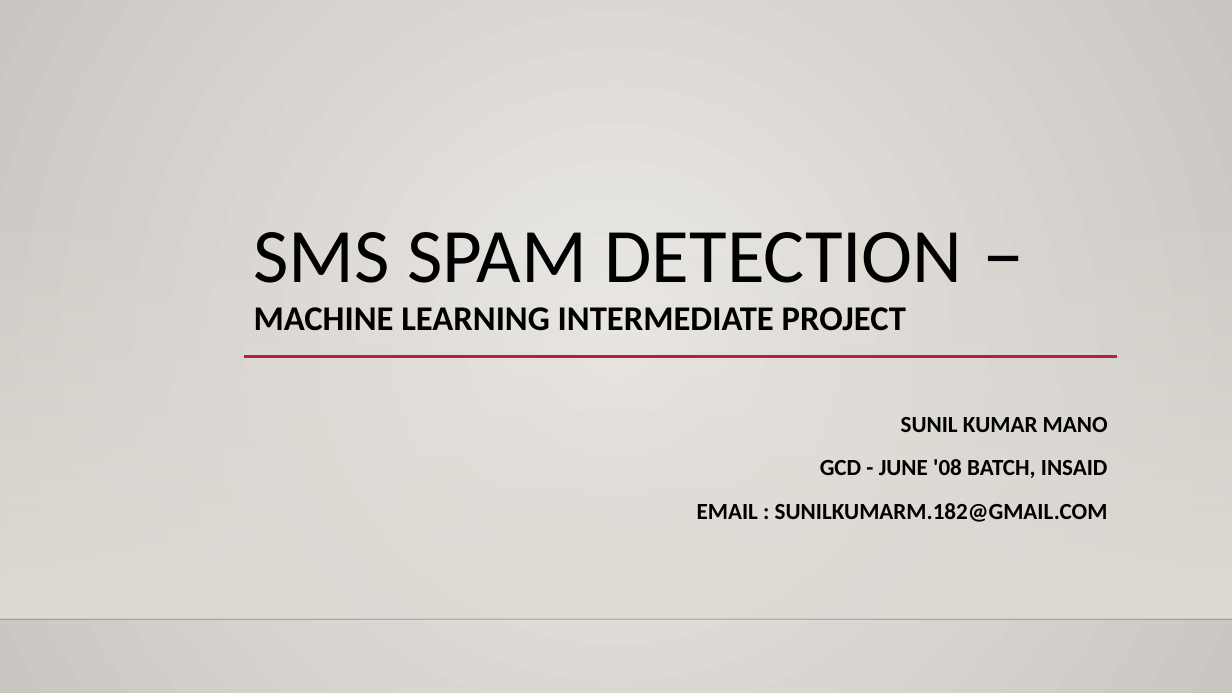
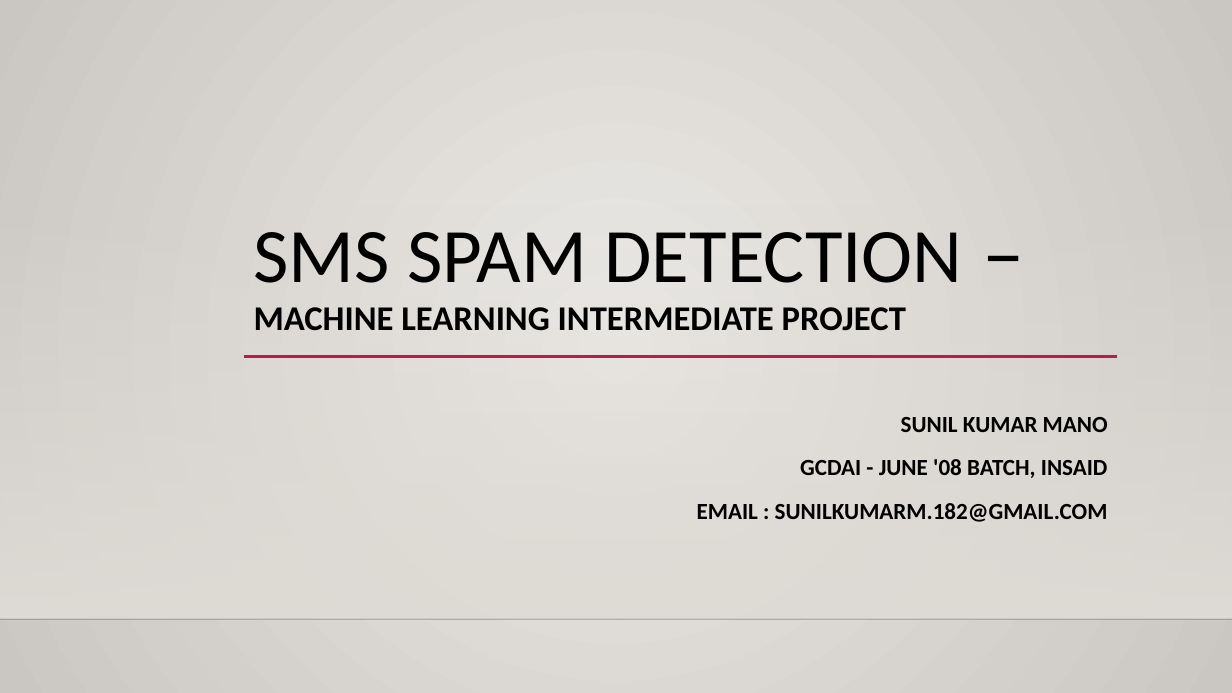
Before and after one commit to sunilkumarmano/Machine-Learning-Projects, a slide deck: slide 1 of Naive Bayes Classification - SMS Spam Detection/SMS Spam Detection - Machine Learning Intermediate Project.pptx. Drawn at 1232x693 pixels with LibreOffice and Linux fonts; fonts in the diff are those of the drawing; background and template pictures are left out. Boxes give left, top, right and bottom in pixels: in the first picture for what was removed or moved away, otherwise in the second. Text is boxed around its words. In the diff, an @@ line names an element or a change of style, - is before the commit and + after.

```diff
--- a/Naive Bayes Classification - SMS Spam Detection/SMS Spam Detection - Machine Learning Intermediate Project.pptx
+++ b/Naive Bayes Classification - SMS Spam Detection/SMS Spam Detection - Machine Learning Intermediate Project.pptx
@@ subtitle at bbox=[800, 459, 1108, 478]: text changed @@
-GCD - JUNE '08 BATCH, INSAID
+GCDAI - JUNE '08 BATCH, INSAID
```
Also in this commit, not shown: 1 other slide changed, 3 slides added.
